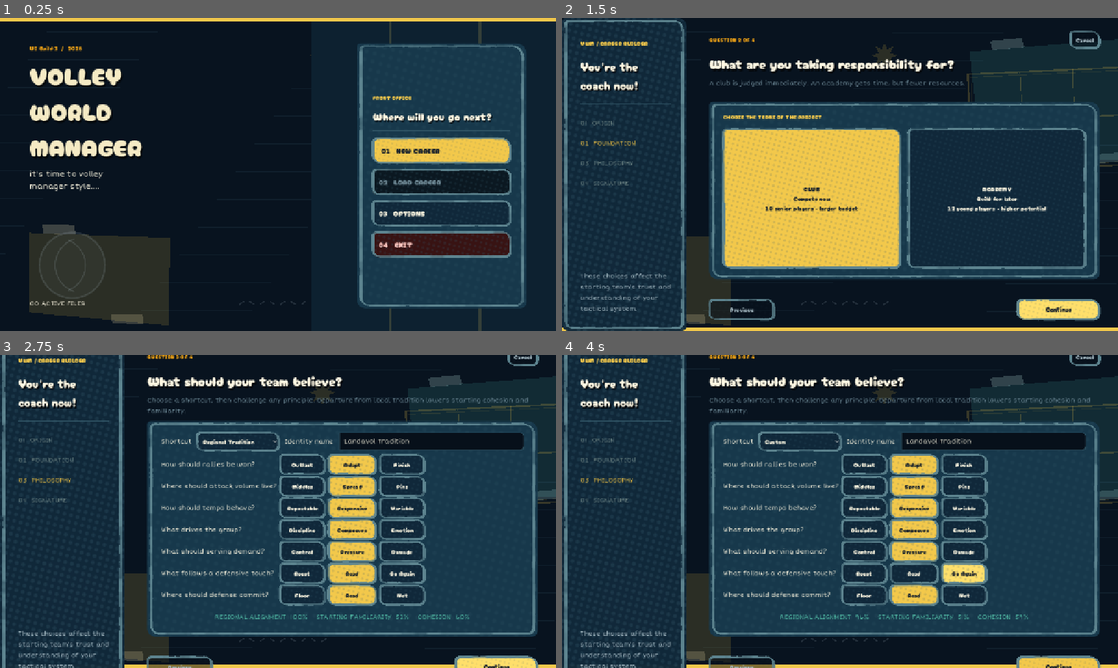
Above: before the commit, frames 1-4 (two rows, left to right).
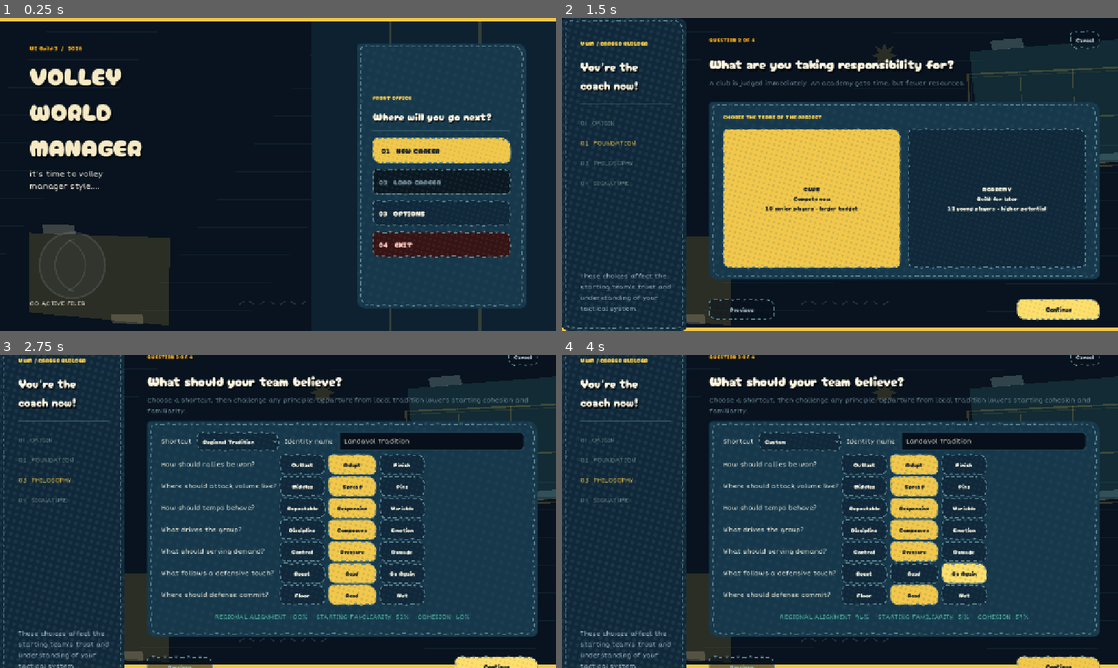
Above: after the commit, the same moments.

Repository: iracarranza/volley-world-manager
Game: Godot game, scene res://scenes/application.tscn
Same seed, same stepped clock (60 frames per second), same inputs: the game is played once before the commit and once after it.
Inputs:
- Up to frame 1 (0.25 s): no input
- Up to frame 2 (1.5 s): click "01 NEW CAREER" at 0.5 s; click "Continue" at 1.25 s
- Up to frame 3 (2.75 s): click "Continue" at 2 s
- Up to frame 4 (4 s): click "Go Again" at 2.75 s; click "Go Again" at 3.5 s

The runs differ from the first frame. In frame 1, 2.2% of the frame differs, in the area x 64-95%, y 8-93%; in frame 2, 4.0%; in frame 3, 5.1%, in the area x 0-97%, y 0-100%; in frame 4, 5.1%.

Commit message:
Add the stitch treatment beside the ink one
Both directions now exist and `DEFAULT_STROKE` picks between them in one line,
so they can be compared rather than argued about. Currently set to `STITCH`.

A running stitch, not a dashed border, and the difference is in three details.
Marks are lens-shaped -- fullest mid-span, tapering into the cloth at both ends
-- because thread pushed through fabric does that and a rectangle reads as a
dotted rule, which carries a conventional "disabled" meaning this is not.
Alternate marks sit a hair either side of the true line with a little variation
in length, because hand sewing does not track a ruled edge. And the pitch is
rescaled so a whole number of stitches closes the loop exactly: a border that
comes back round and overlaps its own first mark by a third looks like a
mistake, where a sampler is counted out before it is sewn.

Marks are laid along *arc length* rather than per path point, so they keep
their size and spacing through a corner -- thread does not get shorter because
the cloth turns. What the corners do instead is show their construction. A
stitch is straight, so a rounded corner comes out as a visible fan of short
chords rather than as a curve, which is how a real sampler handles one.

The nib had to come off. Drawn through `_stroke_width` the marks inherited its
direction dependence, so the vertical runs came out nearly as wide as they were
long and read as a row of beads. Floss has one gauge wherever it goes -- it is
not held at an angle and it does not pool at a turn -- so stitches take a
constant width and only the lens taper varies.

The ribbon gained a `closed` flag on the way, since a ring wraps and a single
stitch is an open run that must not join its last point back to its first.

Suite 923 checks, 1 pre-existing failure.

Diff:
--- a/scenes/components/ink_outline.gd
+++ b/scenes/components/ink_outline.gd
@@ -97,12 +97,64 @@
 ## narrower line as well as a fainter one.
 const COVERAGE_WIDTH_FLOOR: float = 0.72
 
+## The two ways this edge can be drawn.
+##
+## `INK` is a continuous broad-nib stroke. `STITCH` is a running stitch: discrete
+## lens-shaped marks with gaps between them, which is what the old chain of
+## segments accidentally resembled once its per-joint beading fell on a regular
+## fourteen-pixel beat. One is a pen, the other is thread, and the halftone
+## underneath reads differently against each -- ink on printed stock, or a
+## sampler worked on it.
+enum Stroke { INK, STITCH }
+
+## What the interface uses. One line to switch the whole page.
+const DEFAULT_STROKE: Stroke = Stroke.STITCH
+
+## How long each visible mark is, and how much cloth shows between two of them.
+##
+## The pair is only a *request*: the spacing is rescaled so a whole number of
+## stitches fits the perimeter exactly, because a sampler is planned to come out
+## even and a border that closes with a half-stitch looks like a mistake rather
+## than like handwork.
+const STITCH_LENGTH: float = 9.0
+const STITCH_GAP: float = 4.5
+
+## How many quads make up one mark. Enough for the taper to read as a curve
+## rather than as a chamfer.
+const STITCH_SEGMENTS: int = 5
+
+## What the mark tapers to at each end, as a share of its middle.
+##
+## A stitch is thread pulled taut and pushed through cloth at both ends, so it
+## is fullest mid-span and disappears into the fabric at the ends. Drawn as a
+## rectangle it reads as a dash, which is a dotted border and carries a
+## conventional meaning -- disabled, placeholder -- that this is not.
+const STITCH_END_RATIO: float = 0.22
+
+## How far alternate stitches sit off the true line, in pixels. Hand sewing
+## does not track a ruled edge; consecutive marks sit a hair either side of it.
+const STITCH_ALTERNATE_OFFSET: float = 0.55
+
+## The gauge of the thread.
+##
+## Constant, and deliberately not the nib width. Floss has one thickness
+## wherever it goes -- it is not held at an angle and it does not pool at a
+## turn. Drawn through `_stroke_width` the marks inherited the nib's
+## direction dependence, so the vertical runs came out nearly as wide as they
+## were long and read as a row of beads rather than as stitches.
+const STITCH_WIDTH: float = 2.6
+
+
 ## Which panel this is, for the wander. Assigned by whoever creates the outline;
 ## identical seeds draw identical edges, which is the point.
 @export var ink_seed: int = 0
 
 ## Corner radius to follow, so the pen turns where the stylebox turns.
 @export var corner_radius: float = 10.0
+
+## Which of the two treatments this outline draws. Per-instance so a preview can
+## put both on screen at once.
+@export var stroke_style: Stroke = DEFAULT_STROKE
 
 
 func _ready() -> void:
@@ -174,10 +226,13 @@
 		widths[index] = _stroke_width(points[index], shortest, tangent) \
 			* lerpf(COVERAGE_WIDTH_FLOOR, 1.0, coverage)
 		alphas[index] = ink.a * coverage
+	if stroke_style == Stroke.STITCH:
+		_draw_stitches(points, ink, shortest)
+		return
 	## Two passes. `draw_polygon` has no antialiasing of its own, so a bare
 	## ribbon has hard edges; a wider, fainter one underneath feathers them.
-	_draw_ribbon(points, normals, widths, alphas, ink, FEATHER_PIXELS, FEATHER_ALPHA)
-	_draw_ribbon(points, normals, widths, alphas, ink, 0.0, 1.0)
+	_draw_ribbon(points, normals, widths, alphas, ink, FEATHER_PIXELS, FEATHER_ALPHA, true)
+	_draw_ribbon(points, normals, widths, alphas, ink, 0.0, 1.0, true)
 
 
 ## One closed ribbon, as quads that share their edges with their neighbours.
@@ -191,9 +246,13 @@
 	ink: Color,
 	widen: float,
 	alpha_scale: float,
+	closed: bool,
 ) -> void:
 	var count := points.size()
-	for index in range(count):
+	## A ring wraps; a single stitch is an open run and must not join its last
+	## point back to its first.
+	var last := count if closed else count - 1
+	for index in range(last):
 		var next_index := (index + 1) % count
 		var here := widths[index] * 0.5 + widen
 		var there := widths[next_index] * 0.5 + widen
@@ -208,6 +267,113 @@
 		var near := Color(ink, alphas[index] * alpha_scale)
 		var far := Color(ink, alphas[next_index] * alpha_scale)
 		draw_polygon(quad, PackedColorArray([near, far, far, near]))
+
+
+## Work the edge as a running stitch.
+##
+## Marks are laid along *arc length* rather than per path point, so their size
+## and spacing are the same on a long side and a tight corner -- thread does not
+## get shorter because the cloth turns. What the corners do instead is show
+## their construction: a stitch is straight, so a rounded corner comes out as a
+## visible fan of short chords rather than as a curve. That is how a real
+## sampler handles a curve, and it is the detail that separates this from a
+## dashed border.
+func _draw_stitches(points: PackedVector2Array, ink: Color, shortest: float) -> void:
+	var count := points.size()
+	var cumulative := PackedFloat32Array()
+	cumulative.resize(count + 1)
+	cumulative[0] = 0.0
+	for index in range(count):
+		var here: Vector2 = points[index]
+		var there: Vector2 = points[(index + 1) % count]
+		cumulative[index + 1] = cumulative[index] + here.distance_to(there)
+	var perimeter := cumulative[count]
+	if perimeter < STITCH_LENGTH * 2.0:
+		return
+	## Rescale the pitch so a whole number of stitches closes the loop exactly.
+	## A border that comes back round and overlaps its own first mark by a third
+	## reads as a mistake; a sampler is counted out before it is sewn.
+	var wanted := STITCH_LENGTH + STITCH_GAP
+	var stitches := maxi(int(round(perimeter / wanted)), 3)
+	var pitch := perimeter / float(stitches)
+	var mark := pitch * STITCH_LENGTH / wanted
+	for stitch in range(stitches):
+		var start_distance := float(stitch) * pitch
+		## Alternating either side of the true line, and a little shorter or
+		## longer, so no two consecutive marks are identical.
+		var side := 1.0 if stitch % 2 == 0 else -1.0
+		var offset := side * STITCH_ALTERNATE_OFFSET \
+			* (0.6 + _unit(stitch + 8123) * 0.8)
+		var length := mark * (0.85 + _unit(stitch + 2711) * 0.3)
+		_draw_one_stitch(
+			points, cumulative, perimeter, start_distance, length, offset,
+			ink, shortest, stitch
+		)
+
+
+## One mark: a short ribbon whose width swells at mid-span and tapers into the
+## cloth at both ends.
+func _draw_one_stitch(
+	points: PackedVector2Array,
+	cumulative: PackedFloat32Array,
+	perimeter: float,
+	start_distance: float,
+	length: float,
+	offset: float,
+	ink: Color,
+	shortest: float,
+	stitch: int,
+) -> void:
+	var stitch_points := PackedVector2Array()
+	var normals := PackedVector2Array()
+	var widths := PackedFloat32Array()
+	var alphas := PackedFloat32Array()
+	var coverage := _coverage(stitch)
+	for step in range(STITCH_SEGMENTS + 1):
+		var along := float(step) / float(STITCH_SEGMENTS)
+		var distance := fposmod(start_distance + along * length, perimeter)
+		var here := _point_at(points, cumulative, perimeter, distance)
+		var ahead := _point_at(
+			points, cumulative, perimeter, fposmod(distance + 0.75, perimeter)
+		)
+		var tangent := ahead - here
+		tangent = tangent.normalized() if tangent.length_squared() > 0.000001 \
+			else Vector2.RIGHT
+		var normal := tangent.orthogonal()
+		stitch_points.append(here + normal * offset)
+		normals.append(normal)
+		## The lens. `sin` over the mark rather than a triangle, so the taper
+		## reads as thread rounding into the cloth rather than as a sharpened
+		## pencil.
+		var lens := lerpf(STITCH_END_RATIO, 1.0, sin(along * PI))
+		widths.append(STITCH_WIDTH * lens)
+		alphas.append(ink.a * coverage)
+	_draw_ribbon(
+		stitch_points, normals, widths, alphas, ink,
+		FEATHER_PIXELS, FEATHER_ALPHA, false
+	)
+	_draw_ribbon(stitch_points, normals, widths, alphas, ink, 0.0, 1.0, false)
+
+
+## Where a given distance along the closed path falls, in local coordinates.
+func _point_at(
+	points: PackedVector2Array,
+	cumulative: PackedFloat32Array,
+	perimeter: float,
+	distance: float,
+) -> Vector2:
+	var count := points.size()
+	var target := clampf(distance, 0.0, perimeter)
+	## Linear scan rather than a binary search: a panel edge is a couple of
+	## hundred points and this runs once per redraw, not per frame.
+	for index in range(count):
+		if target <= cumulative[index + 1]:
+			var span := cumulative[index + 1] - cumulative[index]
+			var share := 0.0 if span < 0.0001 else (target - cumulative[index]) / span
+			return Vector2(points[index]).lerp(
+				Vector2(points[(index + 1) % count]), share
+			)
+	return points[0]
 
 
 ## The path the pen takes, already wandered.
